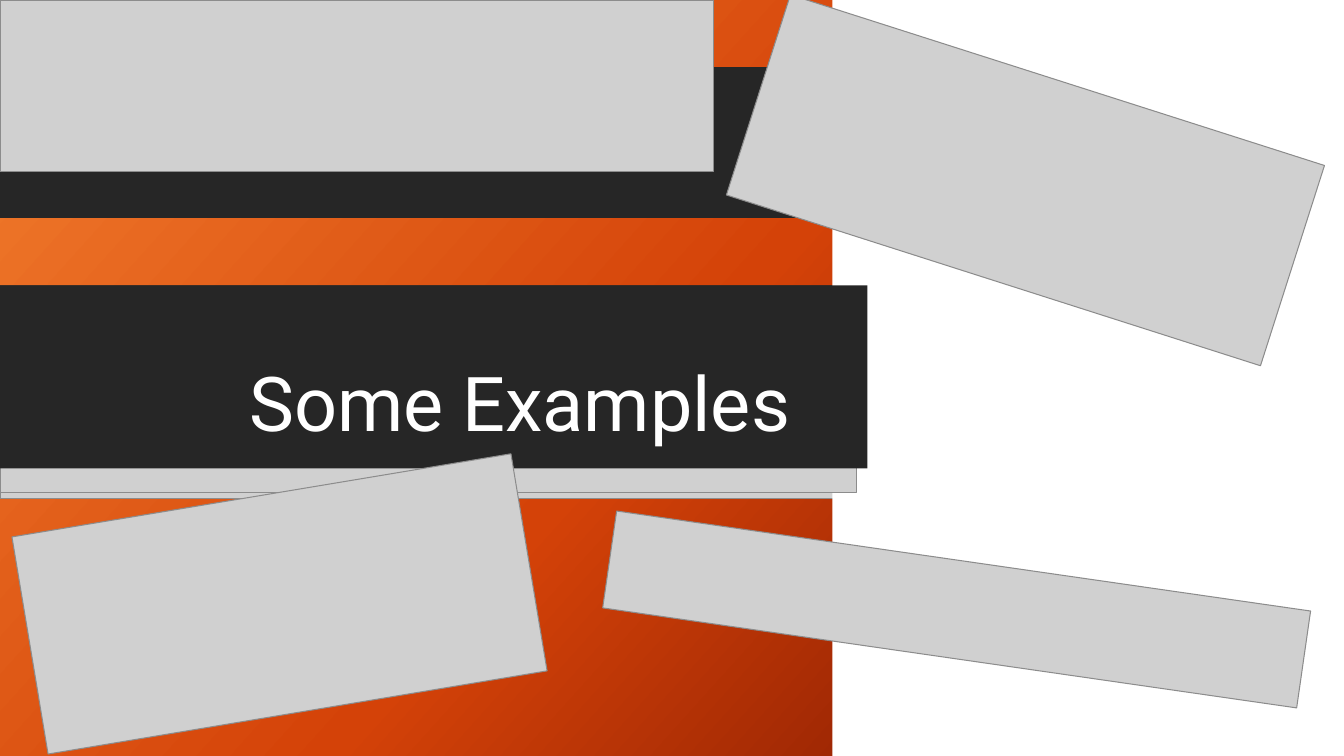
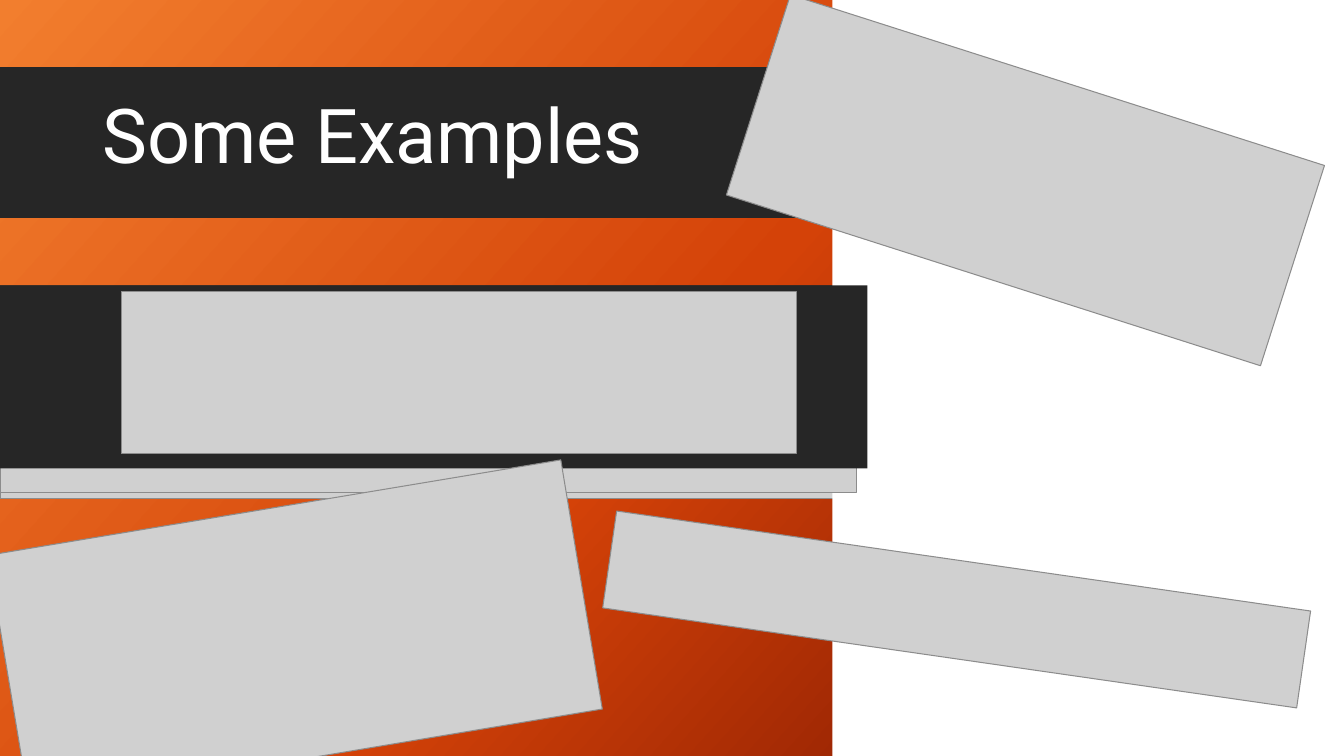
Before and after one commit to itaitzruia4/NLPSD, a slide deck: slide 3 of presentation.pptx. Drawn at 1344x756 pixels with LibreOffice and Linux fonts; fonts in the diff are those of the drawing; grey boxes stand for pictures; background and template pictures are left out. Boxes give left, top, right and bottom in pixels: in the first picture for what was removed or moved away, otherwise in the second. Text is boxed around its words. In the diff, an @@ line names an element or a change of style, - is before the commit and + after.

```diff
--- a/presentation.pptx
+++ b/presentation.pptx
@@ title "Some Examples" moved from (x1=250, y1=374, x2=791, y2=447) to (x1=102, y1=106, x2=643, y2=179) @@
@@ picture resized from (x1=0, y1=0, x2=714, y2=171) to (x1=121, y1=291, x2=796, y2=454) @@
@@ picture resized from (x1=12, y1=454, x2=547, y2=754) to (x1=0, y1=460, x2=603, y2=756) @@
```
Also in this commit, not shown: 1 other slide changed, 3 slides added.
